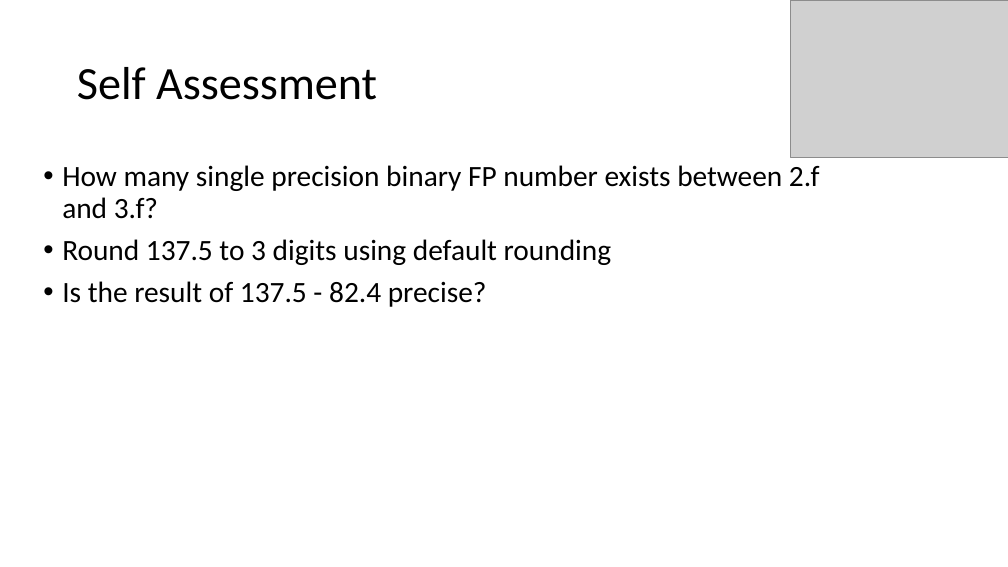
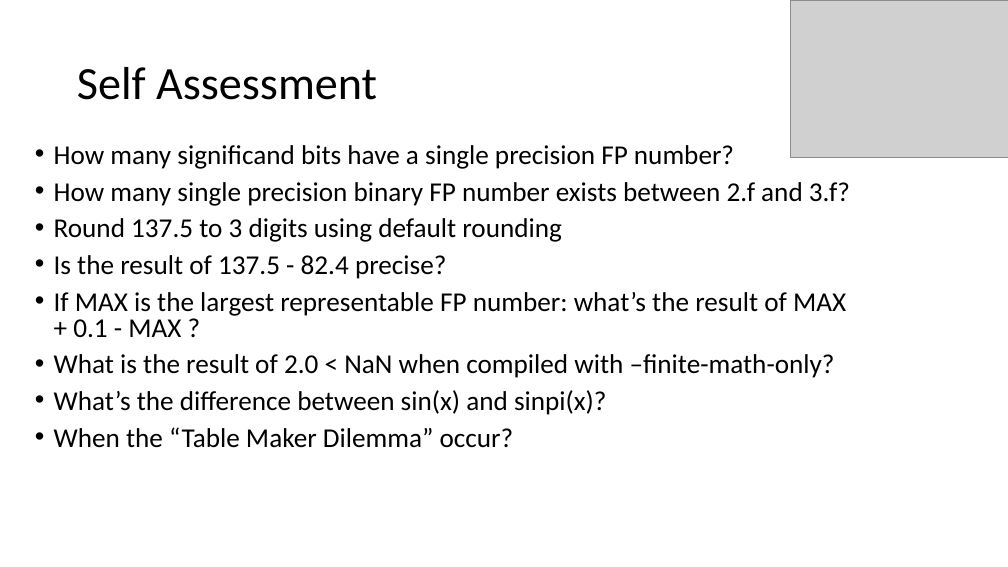
Before and after one commit to VinInn/FPCourse, a slide deck: slide 62 of Slides/FPforScientist.pptx. Drawn at 1008x567 pixels with LibreOffice and Linux fonts; fonts in the diff are those of the drawing; grey boxes stand for pictures. Boxes give left, top, right and bottom in pixels: in the first picture for what was removed or moved away, otherwise in the second. Text is boxed around its words. In the diff, an @@ line names an element or a change of style, - is before the commit and + after.

Commit message:
add more exams

```diff
--- a/Slides/FPforScientist.pptx
+++ b/Slides/FPforScientist.pptx
@@ text "How many significand bits have ...": place and size @@
-text "How many significand bits have ..." at box(62, 165, 820, 307)
+text "How many significand bits have ..." at box(54, 145, 850, 448)
@@ text at box(54, 145, 734, 169): paragraph added @@
+• How many significand bits have a single precision FP number?
@@ text at box(54, 182, 850, 279): size 28 to 25.9 pt in "How many single precision binary FP number ...", "Round 137.5 to 3 digits using default ...", "Is the result of 137.5 - 82.4 ..."; line spacing 0.9 to 0.8 @@
@@ text at box(54, 292, 846, 448): paragraphs added @@
+• If MAX is the largest representable FP number: what’s the result of MAX + 0.1 - MAX ?
+• What is the result of 2.0 < NaN when compiled with –finite-math-only?
+• What’s the difference between sin(x) and sinpi(x)?
+• When the “Table Maker Dilemma” occur?
```
